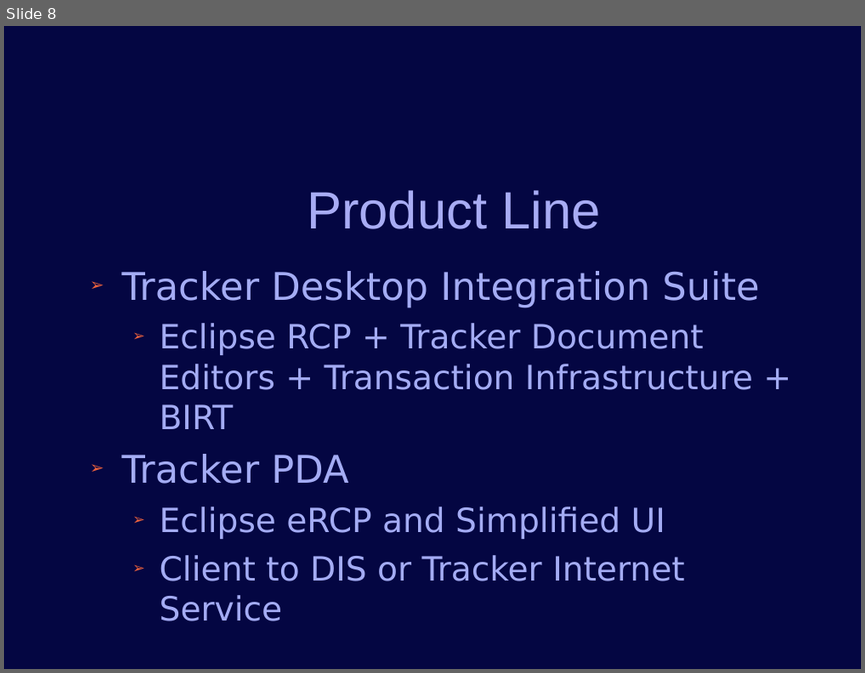
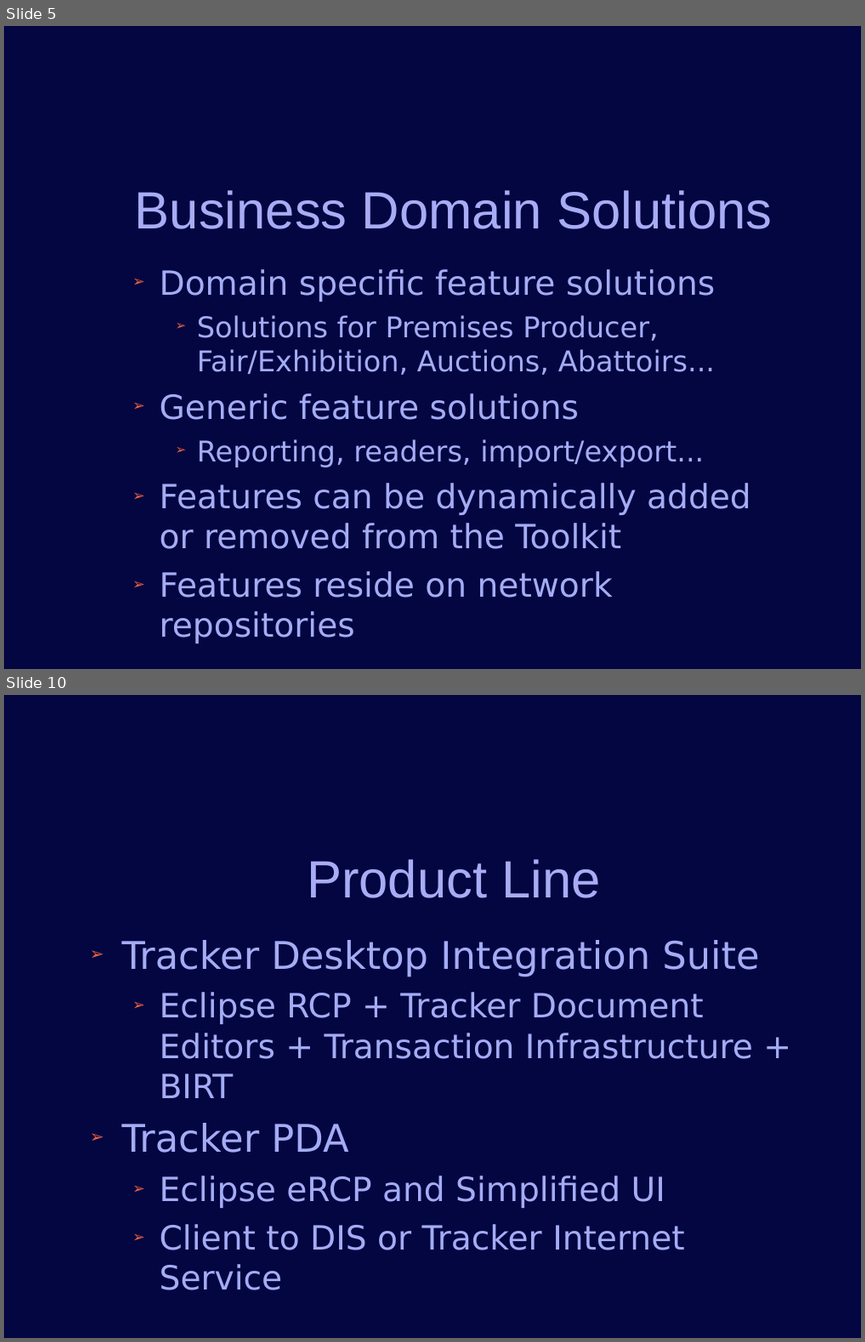
Before and after one commit to jconlon/Tracker, a slide deck: tracker/trunk/com.verticon.tracker.documentation/src/Tracker Introduction.odp. Shown one above the other, each under a label of ours: slide 8 before the commit, slides 5 and 10 after it; the slides between them are not shown. The pictures are 865x673 and 865x1342 pixels, drawn with LibreOffice and Linux fonts; fonts in the diff are those of the drawing; background and template pictures are left out. Boxes give left, top, right and bottom in pixels: in the first picture for what was removed or moved away, otherwise in the second. Text is boxed around its words. In the diff, an @@ line names an element or a change of style, - is before the commit and + after.

```diff
--- a/tracker/trunk/com.verticon.tracker.documentation/src/Tracker Introduction.odp
+++ b/tracker/trunk/com.verticon.tracker.documentation/src/Tracker Introduction.odp
@@ slide 5 added at (4, 26, 861, 669), background #040642 @@
@@ title added at (135, 190, 772, 229), 44 pt, text #A8ACF4 @@
+Business Domain Solutions
@@ text added at (160, 269, 751, 643), 28 pt, text #A4ACF4 @@
+  ➢ Domain specific feature solutions
+    ➢ Solutions for Premises Producer, Fair/Exhibition, Auctions, Abattoirs...
+  ➢ Generic feature solutions
+    ➢ Reporting, readers, import/export...
+  ➢ Features can be dynamically added or removed from the Toolkit
+  ➢ Features reside on network repositories
@@ what was slide 8 is now slide 10 @@
```
Also in this commit, not shown: 6 slides changed, 4 other slides added, 2 slides removed.
